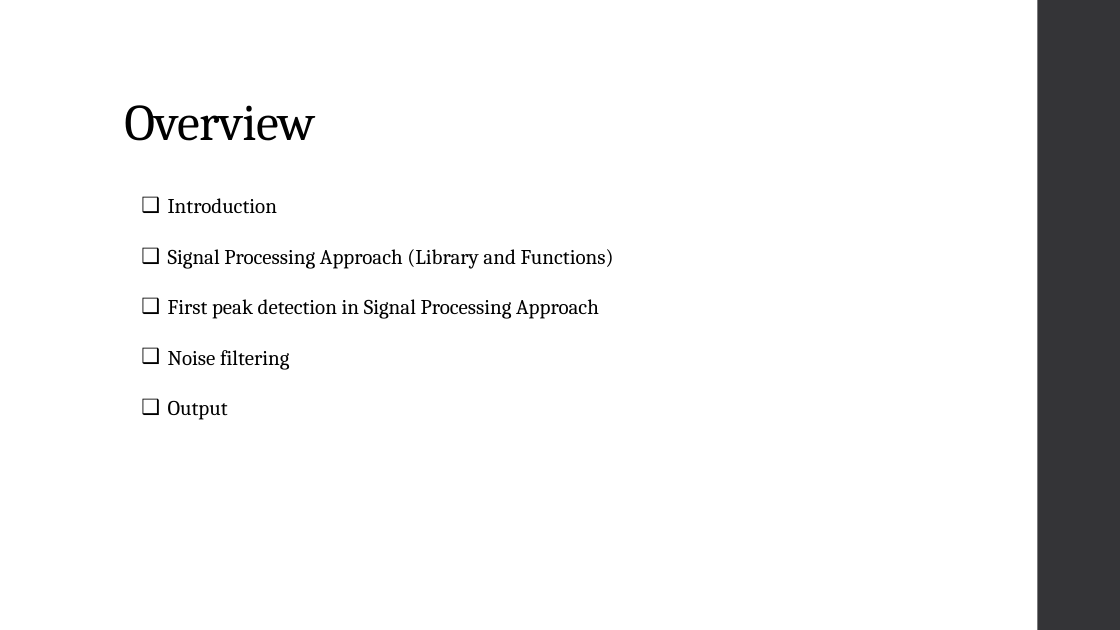
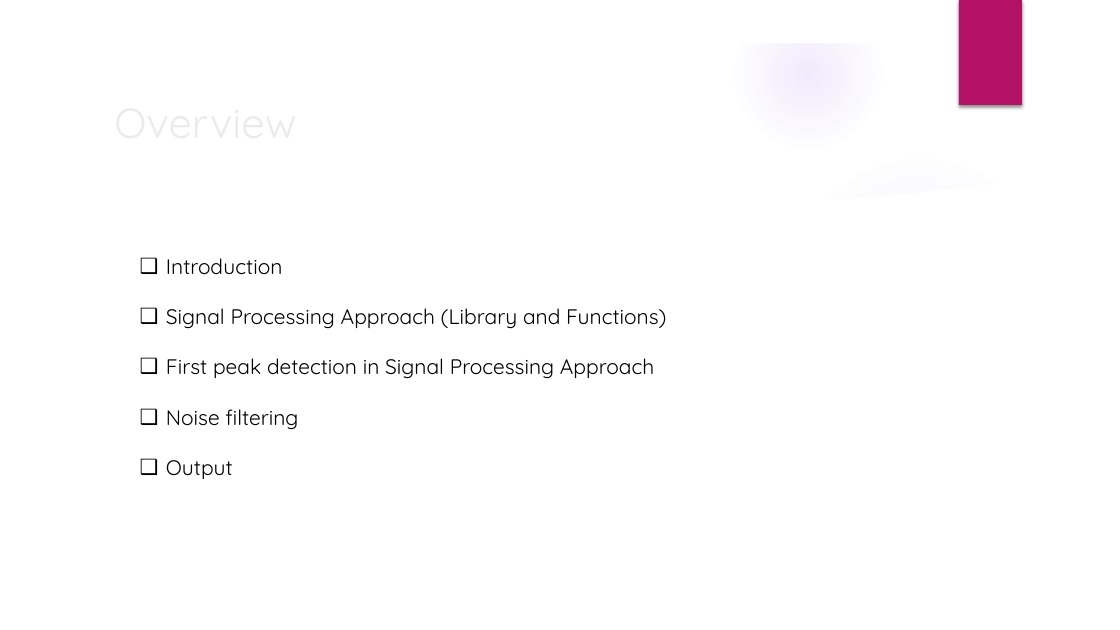
Before and after one commit to touqir105/Computational-Intelligence-First-Peak-Detection, a slide deck: slide 2 of CI_Presentation.pptx. Drawn at 1120x630 pixels with LibreOffice and Linux fonts; fonts in the diff are those of the drawing; background and template pictures are left out. Boxes give left, top, right and bottom in pixels: in the first picture for what was removed or moved away, otherwise in the second. Text is boxed around its words. In the diff, an @@ line names an element or a change of style, - is before the commit and + after.

```diff
--- a/CI_Presentation.pptx
+++ b/CI_Presentation.pptx
@@ group added at [0,0,1120,630]: 4 ellipses, 3 freeform shapes @@
@@ rectangle added at [959,0,1022,105], fill #B31166 @@
@@ rectangle removed at [1038,0,1120,630] @@
@@ title "Overview": place and size @@
-title "Overview" at [124,105,315,141]
+title "Overview" at [106,89,911,154]
@@ title "Overview" at [106,89,911,154]: size 44 to 36 pt, font Cambria to Quicksand, text colour #000000 to #EBEBEB, letter spacing -0.5 to 0 pt; line spacing 0.9 to 1; vertical alignment bottom to middle @@
@@ text "Introduction": place and size @@
-text "Introduction" at [168,198,614,420]
+text "Introduction" at [166,258,666,479]
@@ text "Introduction" at [166,258,666,479]: font Cambria to Quicksand @@
```
Also in this commit, not shown: 11 other slides changed.
